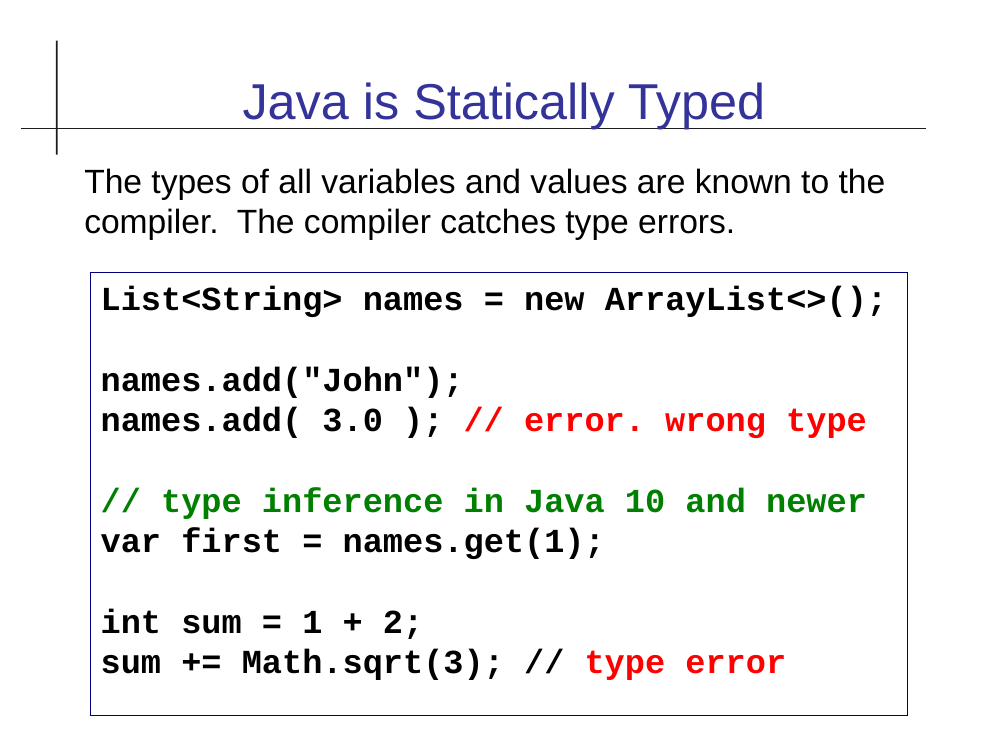
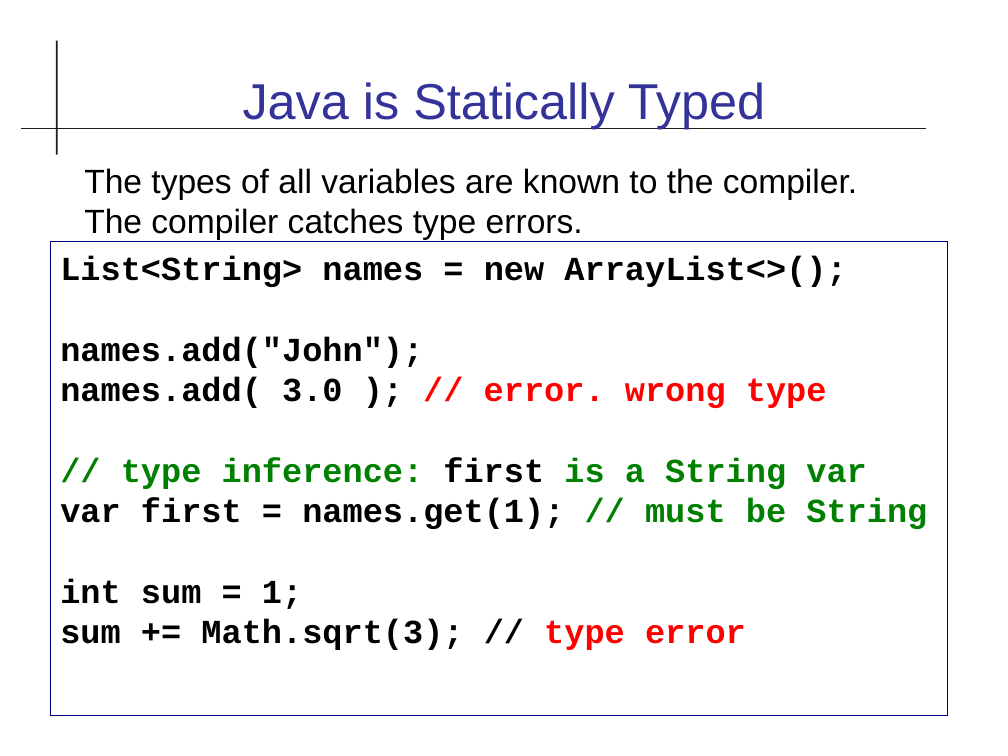
Before and after one commit to cpske/ISP, a slide deck: slide 5 of code-quality/Type-Checking.odp. Drawn at 1008x756 pixels with LibreOffice and Linux fonts; fonts in the diff are those of the drawing. Boxes give left, top, right and bottom in pixels: in the first picture for what was removed or moved away, otherwise in the second. Text is boxed around its words. In the diff, an @@ line names an element or a change of style, - is before the commit and + after.

Commit message:
revise type hints and type checking stuff

```diff
--- a/code-quality/Type-Checking.odp
+++ b/code-quality/Type-Checking.odp
@@ text at (84, 168, 857, 240): text changed @@
-The types of all variables and values are known to the compiler. The compiler catches type errors.
+The types of all variables are known to the compiler.
+The compiler catches type errors.
@@ rectangle "List<String> names = new ArrayList<>();": place and size @@
-rectangle "List<String> names = new ArrayList<>();" at (91, 272, 907, 716)
+rectangle "List<String> names = new ArrayList<>();" at (50, 242, 948, 716)
@@ text in rectangle at (60, 457, 927, 609): text changed; text colour #000000 to #008000 @@
-// type inference in Java 10 and newer
-var first = names.get(1);
-int sum = 1 + 2;
+// type inference: first is a String var
+var first = names.get(1); // must be String
+int sum = 1;
```
Also in this commit, not shown: 17 other slides changed, 6 slides added, 11 other files.
